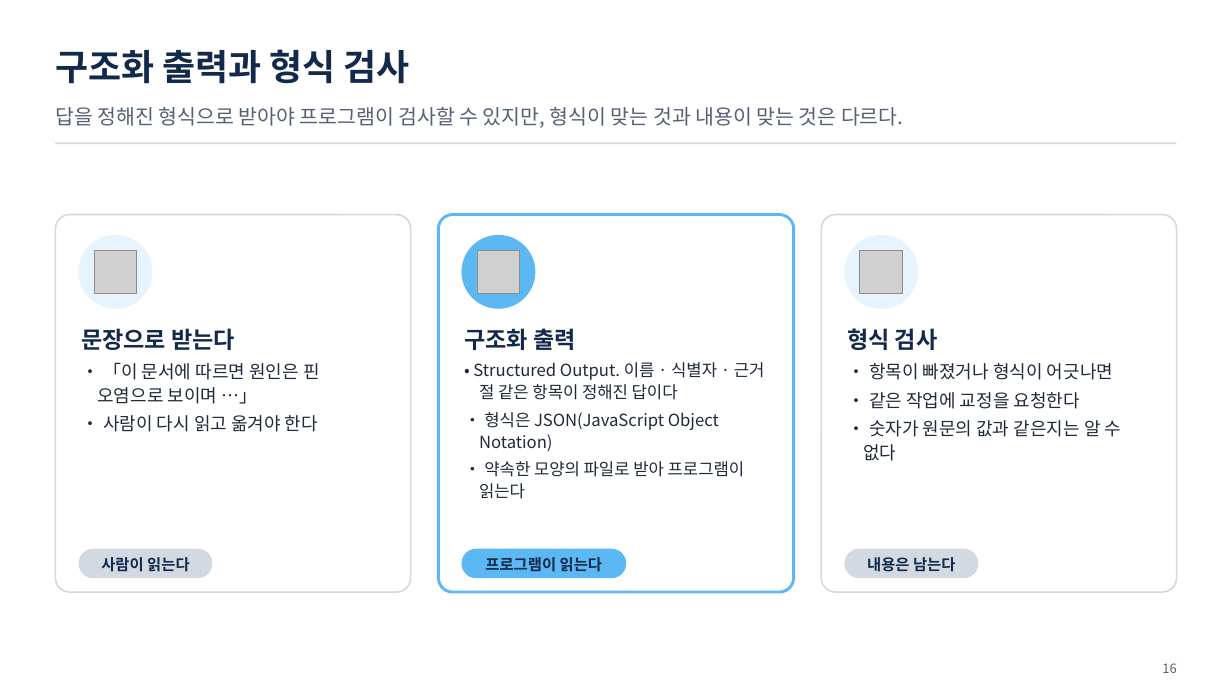
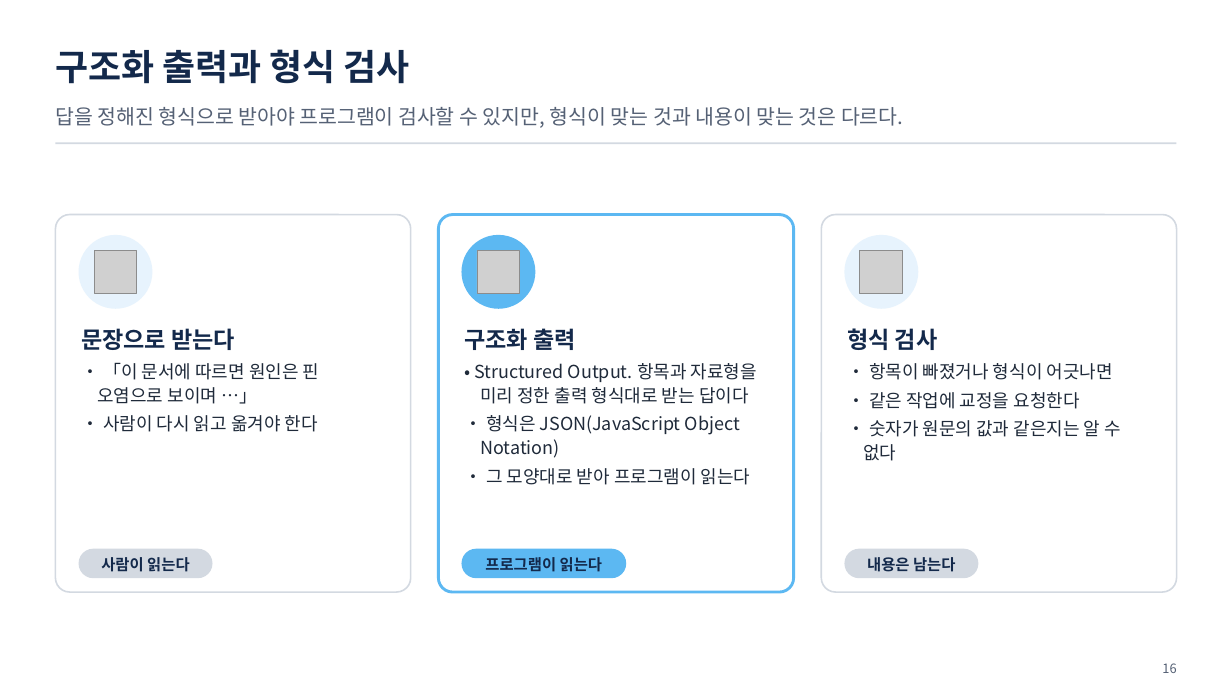
Before and after one commit to uengine-oss/hyd-iot-edu, a slide deck: slide 16 of 산출물/통합반/이론/04회차/통합반_04일차.pptx. Drawn at 1232x693 pixels with LibreOffice and Linux fonts; fonts in the diff are those of the drawing; grey boxes stand for pictures. Boxes give left, top, right and bottom in pixels: in the first picture for what was removed or moved away, otherwise in the second. Text is boxed around its words. In the diff, an @@ line names an element or a change of style, - is before the commit and + after.

```diff
--- a/산출물/통합반/이론/04회차/통합반_04일차.pptx
+++ b/산출물/통합반/이론/04회차/통합반_04일차.pptx
@@ text at bbox=[474, 363, 757, 404]: text changed; size 13 to 14 pt @@
-• Structured Output. 이름 · 식별자 · 근거 절 같은 항목이 정해진 답이다
+• Structured Output. 항목과 자료형을 미리 정한 출력 형식대로 받는 답이다
@@ text at bbox=[480, 415, 740, 458]: size 13 to 14 pt in "• 형식은 JSON(JavaScript Object Notation)"; indent changed @@
@@ text at bbox=[486, 468, 751, 485]: text changed; size 13 to 14 pt @@
-• 약속한 모양의 파일로 받아 프로그램이 읽는다
+• 그 모양대로 받아 프로그램이 읽는다
```
Also in this commit, not shown: 11 other slides changed, 5 other files.
